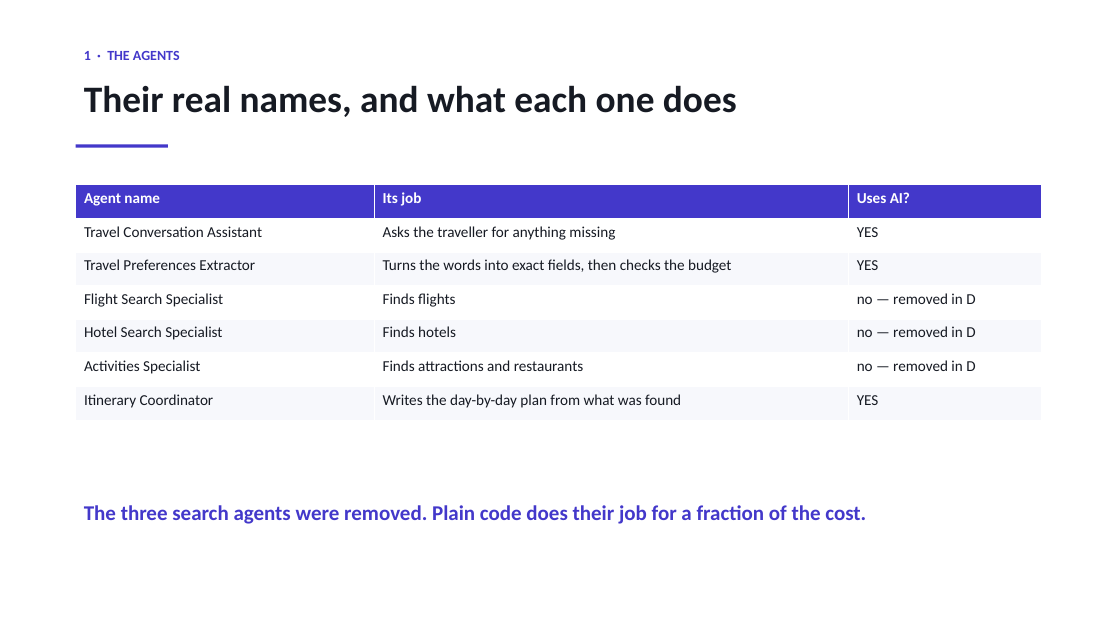
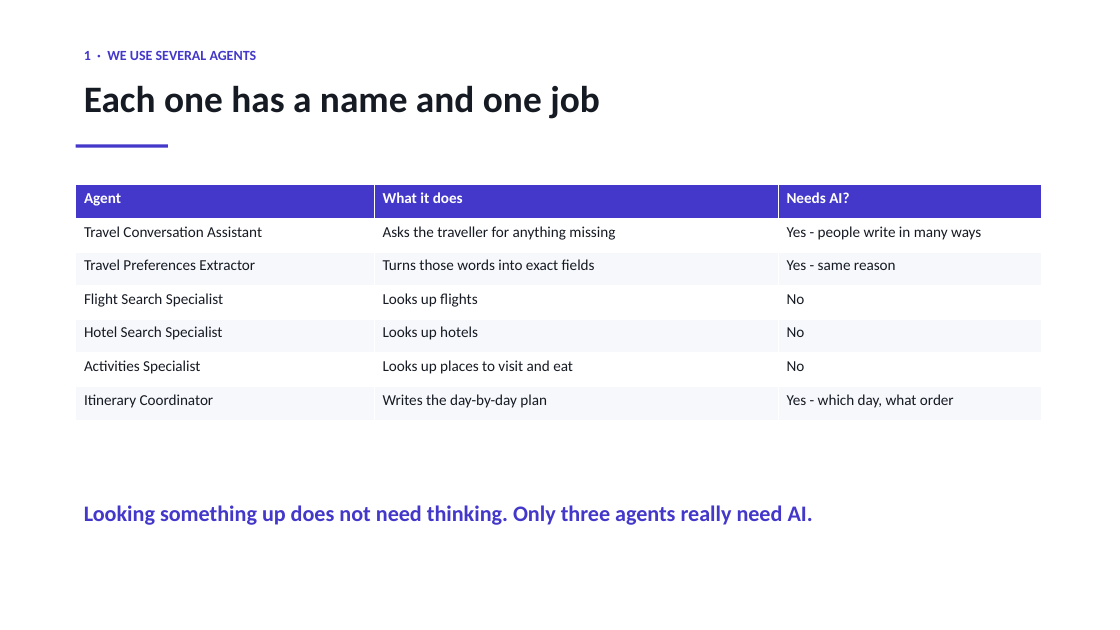
Before and after one commit to sherali143/Trip-Planner, a slide deck: slide 2 of submission/CMP7200_Viva_Presentation.pptx. Drawn at 1120x630 pixels with LibreOffice and Linux fonts; fonts in the diff are those of the drawing. Boxes give left, top, right and bottom in pixels: in the first picture for what was removed or moved away, otherwise in the second. Text is boxed around its words. In the diff, an @@ line names an element or a change of style, - is before the commit and + after.

```diff
--- a/submission/CMP7200_Viva_Presentation.pptx
+++ b/submission/CMP7200_Viva_Presentation.pptx
@@ text at box(84, 51, 257, 60): text changed @@
-1 · THE AGENTS
+1 · WE USE SEVERAL AGENTS
@@ text at box(84, 85, 600, 119): text changed @@
-Their real names, and what each one does
+Each one has a name and one job
@@ table at box(76, 185, 1042, 420) @@
-row 1: Agent name | Its job | Uses AI?
+row 1: Agent | What it does | Needs AI?
-row 2, column 3: YES
+row 2, column 3: Yes - people write in many ways
-row 3, column 2: Turns the words into exact fields, then checks the budget
+row 3, column 2: Turns those words into exact fields
-row 3, column 3: YES
+row 3, column 3: Yes - same reason
-row 4, column 2: Finds flights
+row 4, column 2: Looks up flights
-row 4, column 3: no — removed in D
+row 4, column 3: No
-row 5, column 2: Finds hotels
+row 5, column 2: Looks up hotels
-row 5, column 3: no — removed in D
+row 5, column 3: No
-row 6, column 2: Finds attractions and restaurants
+row 6, column 2: Looks up places to visit and eat
-row 6, column 3: no — removed in D
+row 6, column 3: No
-row 7, column 2: Writes the day-by-day plan from what was found
+row 7, column 2: Writes the day-by-day plan
-row 7, column 3: YES
+row 7, column 3: Yes - which day, what order
@@ text at box(84, 505, 813, 525): text changed; size 18 to 19 pt @@
-The three search agents were removed. Plain code does their job for a fraction of the cost.
+Looking something up does not need thinking. Only three agents really need AI.
```
Also in this commit, not shown: 6 other slides changed, 3 slides added, 3 slides removed, 3 other files.
